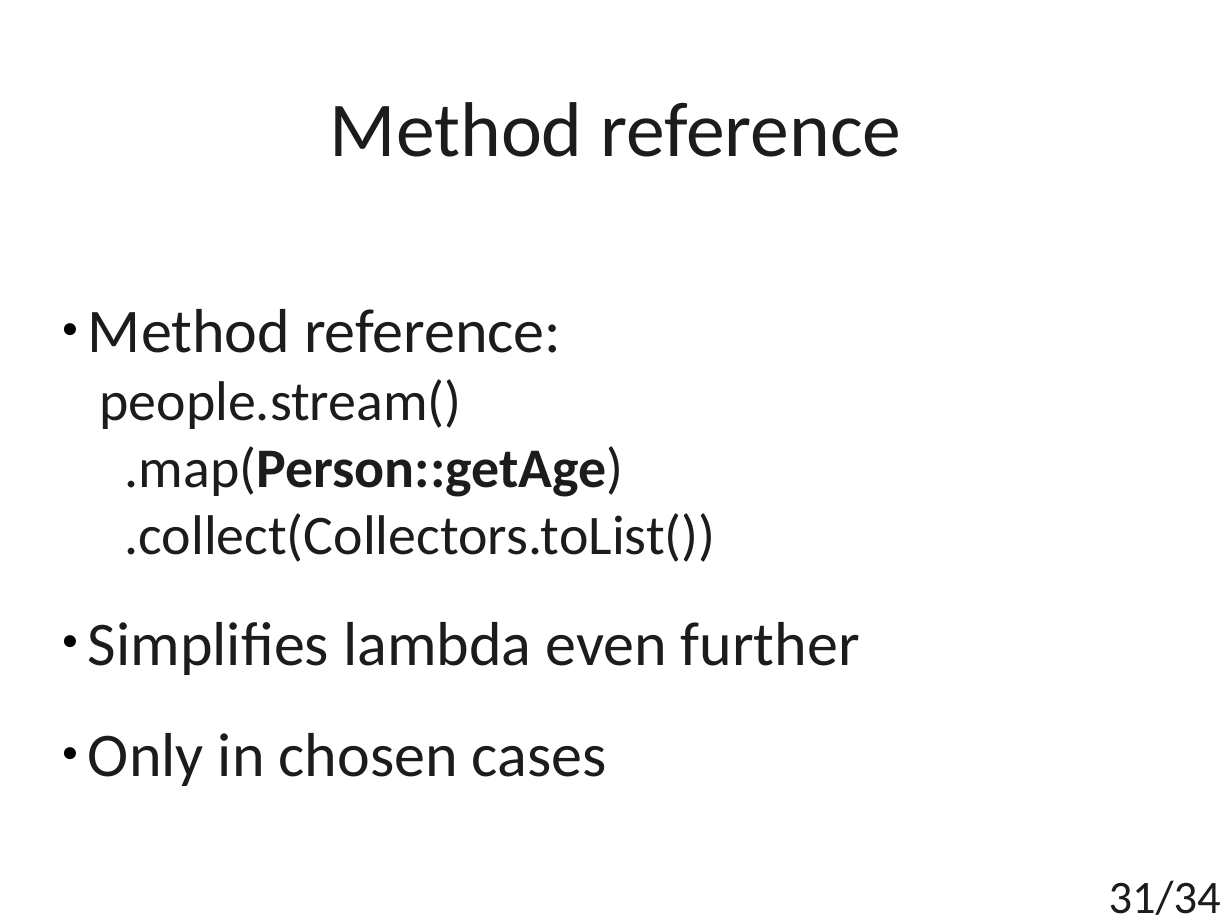
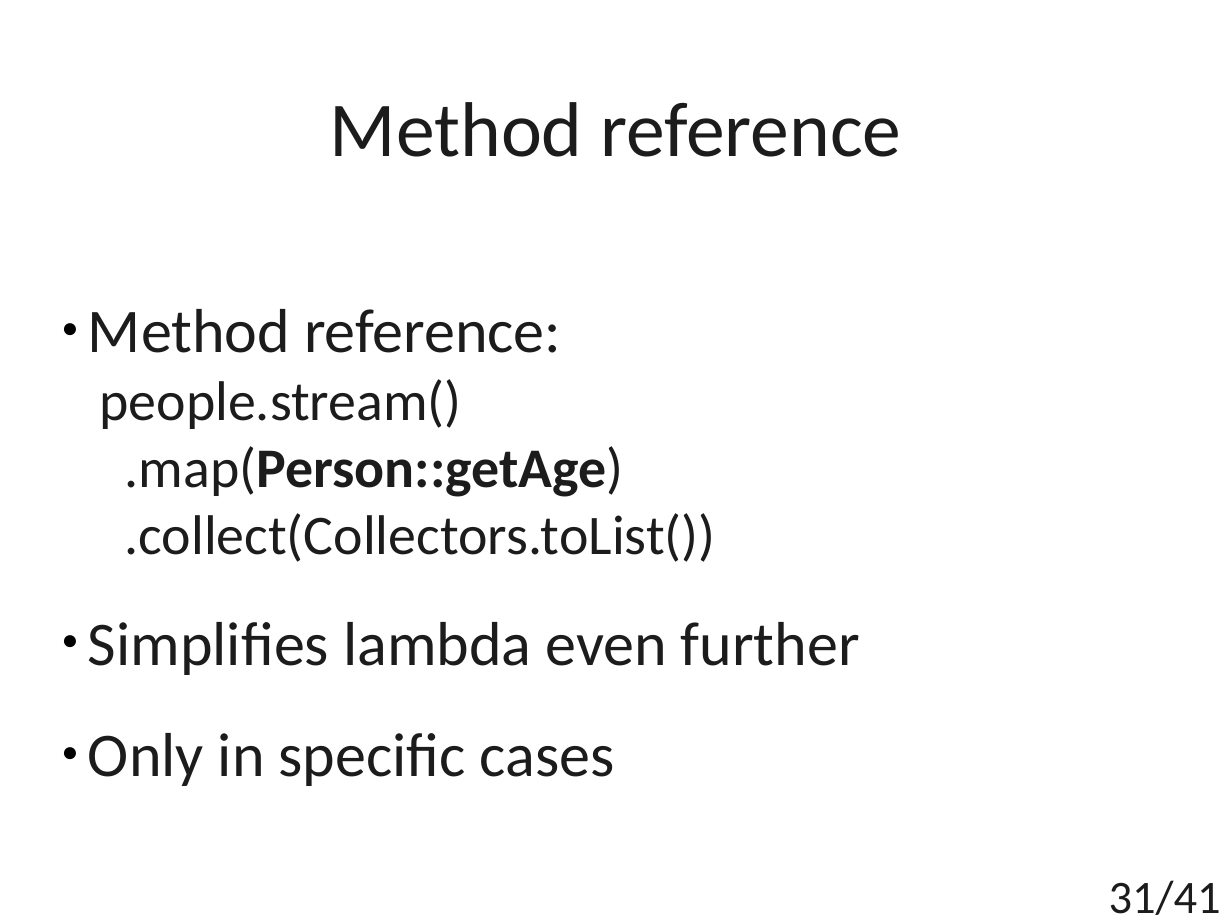
Before and after one commit to t4upl/java-streams-workshop, a slide deck: slide 31 of src/main/resources/editables/presentation.odp. Drawn at 1232x924 pixels with LibreOffice and Linux fonts; fonts in the diff are those of the drawing. Boxes give left, top, right and bottom in pixels: in the first picture for what was removed or moved away, otherwise in the second. Text is boxed around its words. In the diff, an @@ line names an element or a change of style, - is before the commit and + after.

```diff
--- a/src/main/resources/editables/presentation.odp
+++ b/src/main/resources/editables/presentation.odp
@@ subtitle at <box>88,733,615,786</box>: text changed @@
-● Only in chosen cases
+● Only in specific cases
@@ page number at <box>1109,880,1221,915</box>: text changed @@
-31/34
+31/41
```
Also in this commit, not shown: 10 other slides changed, 8 slides added, 1 slide removed, 1 other file.
